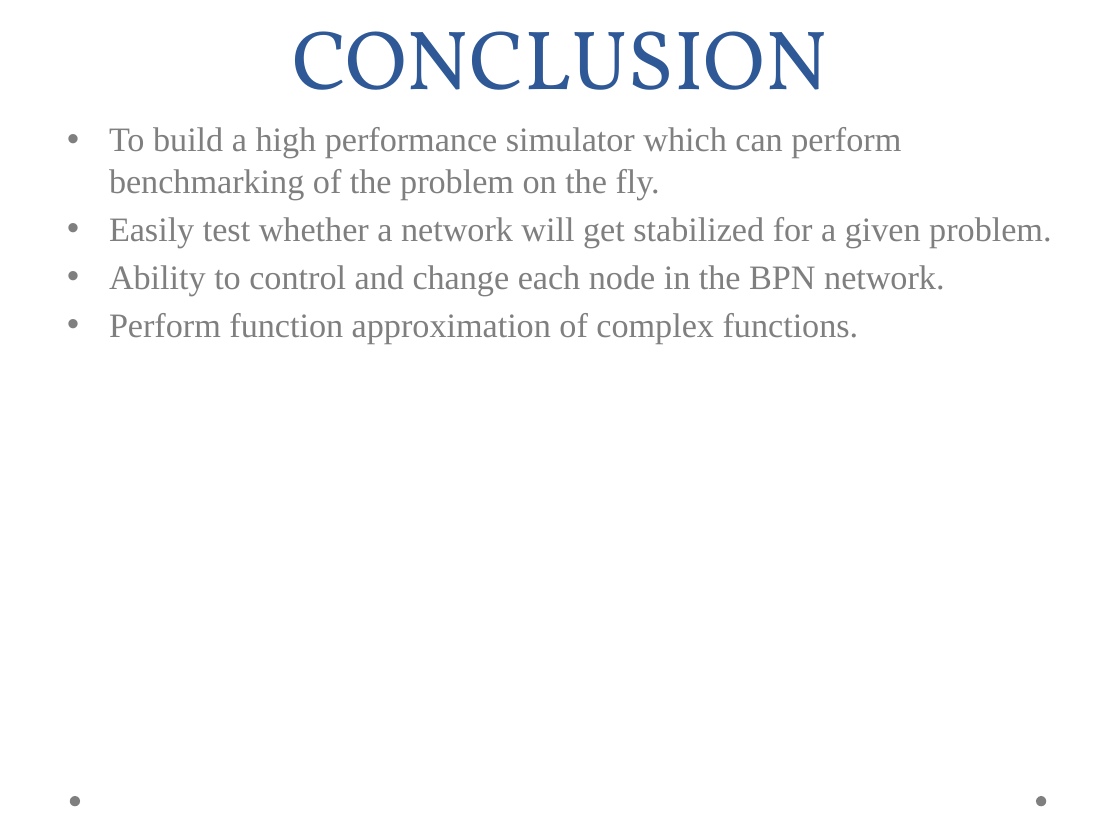
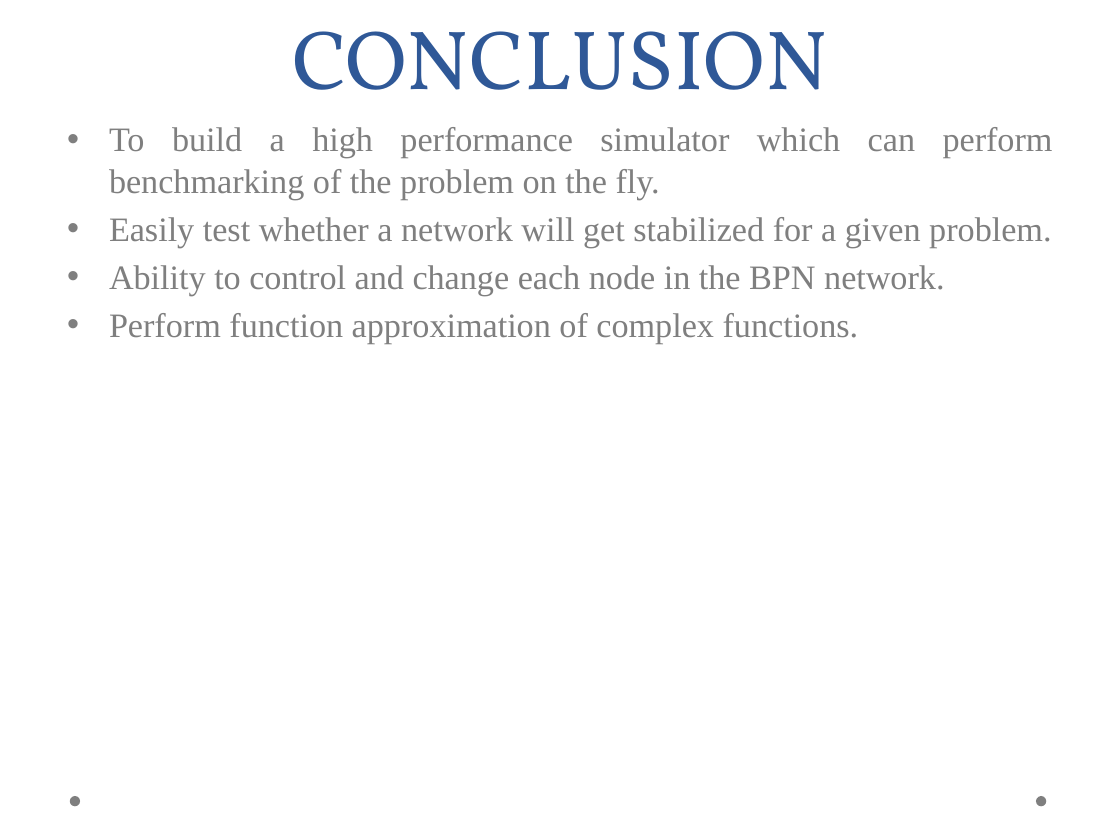
Before and after one commit to psibi/Neuron, a slide deck: slide 17 of slides/neuron.odp. Drawn at 1120x840 pixels with LibreOffice and Linux fonts; fonts in the diff are those of the drawing; background and template pictures are left out. Boxes give left, top, right and bottom in pixels: in the first picture for what was removed or moved away, otherwise in the second. Text is boxed around its words. In the diff, an @@ line names an element or a change of style, - is before the commit and + after.

```diff
--- a/slides/neuron.odp
+++ b/slides/neuron.odp
@@ text "To build a high performance ..." at <box>109,127,1053,344</box>: alignment left to justified @@
```
Also in this commit, not shown: 8 other slides changed.
